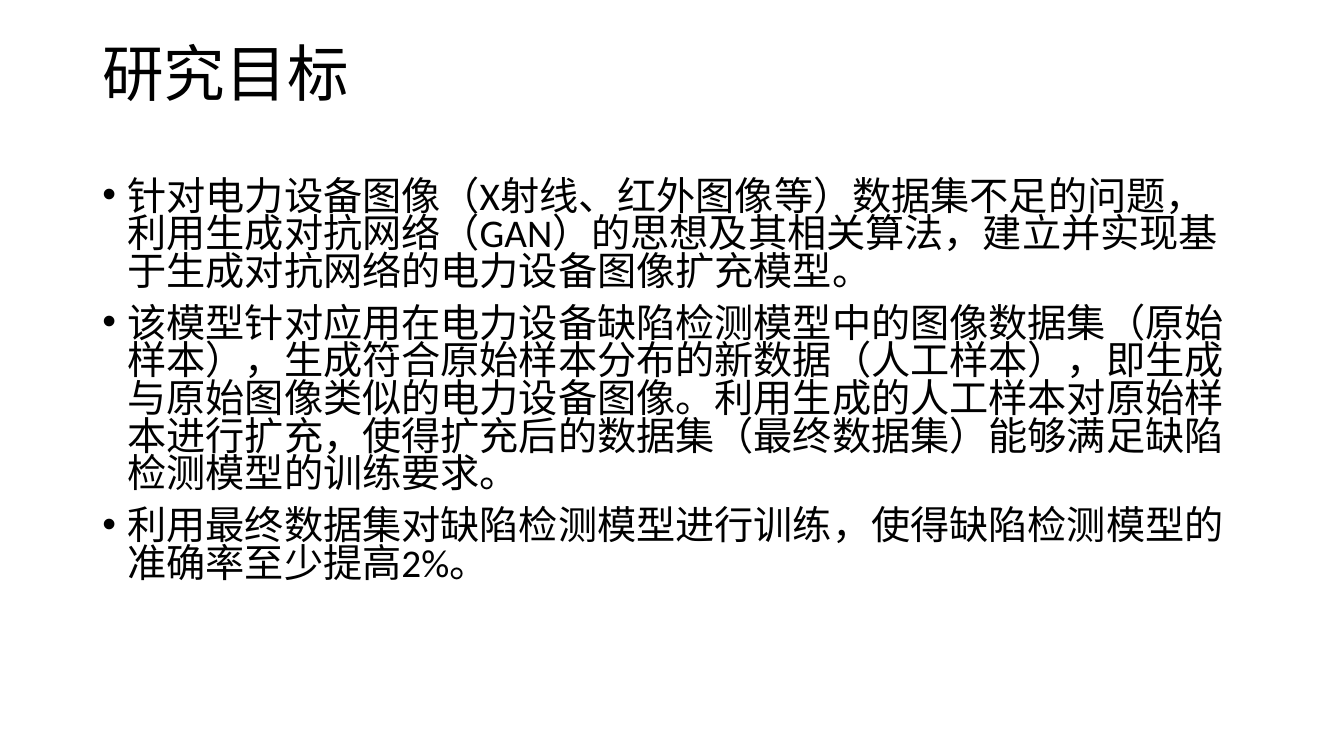
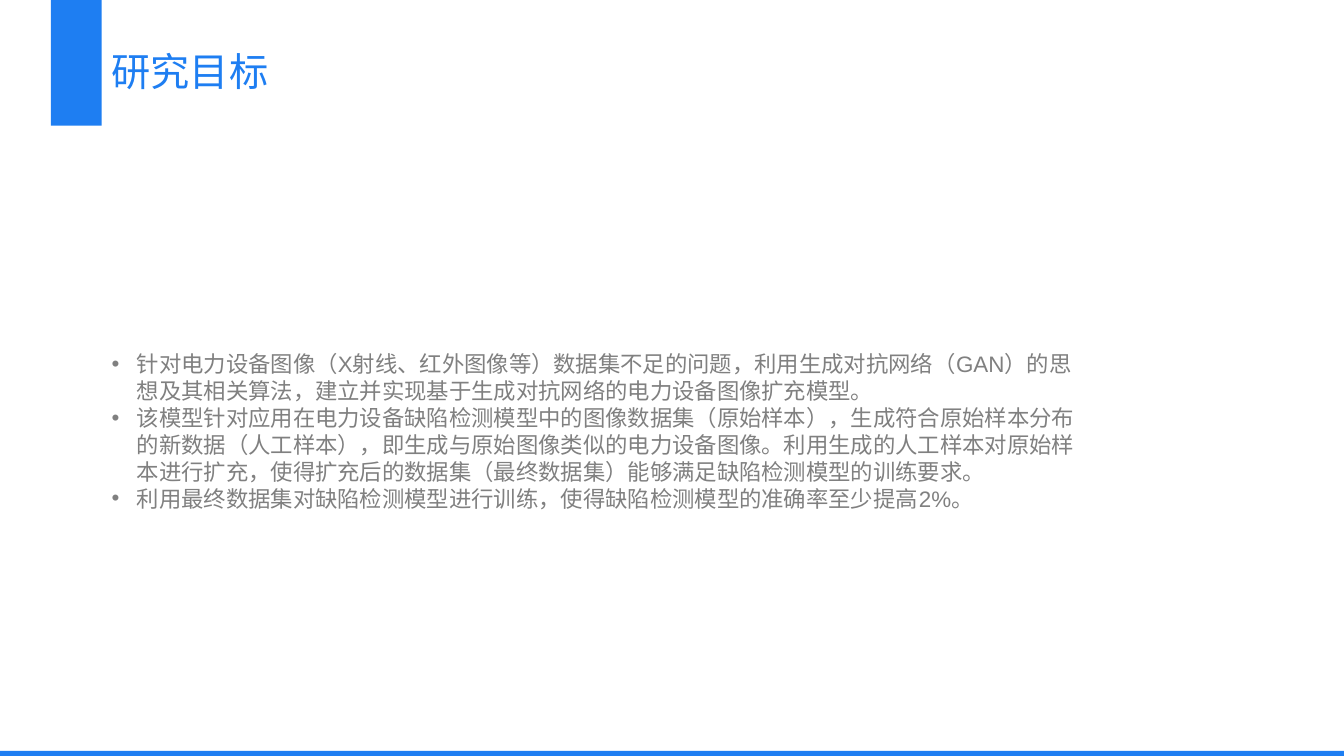
Before and after one commit to hejiam/LittlePrince, a slide deck: slide 5 of 开题报告/开题报告答辩.pptx. Drawn at 1344x756 pixels with LibreOffice and Linux fonts; fonts in the diff are those of the drawing. Boxes give left, top, right and bottom in pixels: in the first picture for what was removed or moved away, otherwise in the second. Text is boxed around its words. In the diff, an @@ line names an element or a change of style, - is before the commit and + after.

```diff
--- a/开题报告/开题报告答辩.pptx
+++ b/开题报告/开题报告答辩.pptx
@@ rectangle added at bbox=[50, 0, 101, 126], fill #1E7EF2 @@
@@ text "研究目标": place and size @@
-text "研究目标" at bbox=[102, 44, 348, 101]
+text "研究目标" at bbox=[112, 53, 269, 89]
@@ text "研究目标" at bbox=[112, 53, 269, 89]: size 44 to 28 pt, font Calibri to Arial, text colour #000000 to #1E7EF2; line spacing 0.9 to 1.1 @@
@@ text "针对电力设备图像（X射线、红外图像等）数据集不足的问题，利用生成对抗网络（GAN）的思想及其相关算法，建立并实现基于生成 ...": place and size @@
-text "针对电力设备图像（X射线、红外图像等）数据集不足的问题，利用生成对抗网络（GAN）的思想及其相关算法，建立并实现基于生成 ..." at bbox=[127, 176, 1223, 580]
+text "针对电力设备图像（X射线、红外图像等）数据集不足的问题，利用生成对抗网络（GAN）的思想及其相关算法，建立并实现基于生成 ..." at bbox=[137, 353, 1074, 509]
@@ text "针对电力设备图像（X射线、红外图像等）数据集不足的问题，利用生成对抗网络（GAN）的思想及其相关算法，建立并实现基于生成 ..." at bbox=[137, 353, 1074, 509]: size 28 to 16 pt, font Calibri to Arial, text colour #000000 to #808080; line spacing 0.8 to 1; less space between paragraphs; vertical alignment top to middle @@
@@ rectangle added at bbox=[0, 751, 1344, 756], fill #1E7EF2 @@
```
Also in this commit, not shown: 20 other slides changed, 2 other files.
